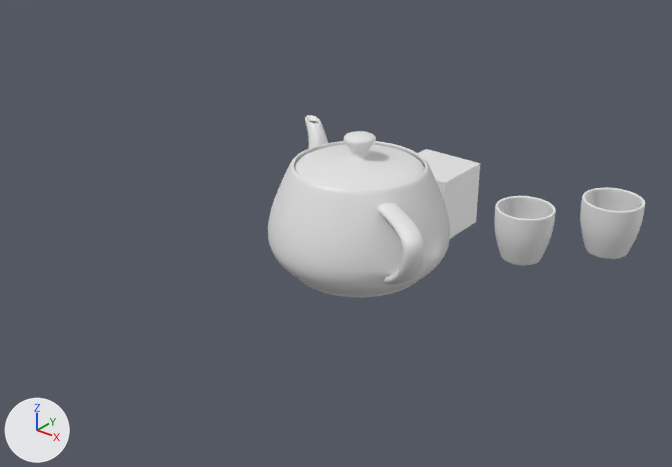
The Blender file OSL/blender_2_79a/david.blend as it was, and as the next commit left it.
The view is the same before and after, from a 50 mm lens placed at (9.4, -19.2, 10.9), pointed at (-4.8, -1.6, 0.0). Every picture has the same lights, and +X, +Y and +Z are marked at lower left.

The older version as bpy lines, for what is in view:
```python
me_cube_001 = bpy.data.meshes.new('Cube.001')
me_cube_001.from_pydata(...)  # a box spanning x -1.0..1.0, y -1.0..1.0, z -1.0..1.0
me_cube_001.materials.append(mat_mymaterial)  # white #e7e7e7
me_mesh = bpy.data.meshes.new('Mesh')
me_mesh.from_pydata(...)  # 5890 vertices, 5888 faces; spans x -1.21..1.21, y -1.21..1.21, z -1.0..1.0
me_mesh.materials.append(mat_mymaterial)  # white #e7e7e7
me_mesh_001 = bpy.data.meshes.new('Mesh.001')
me_mesh_001.from_pydata(...)  # 5890 vertices, 5888 faces; spans x -1.21..1.21, y -1.21..1.21, z -1.0..1.0
me_mesh_002 = bpy.data.meshes.new('Mesh.002')
me_mesh_002.from_pydata(...)  # 5890 vertices, 5888 faces; spans x -1.21..1.21, y -1.21..1.21, z -1.0..1.0
me_mesh_004 = bpy.data.meshes.new('Mesh.004')
me_mesh_004.from_pydata(...)  # 12857 vertices, 12640 faces; spans x -2.97..3.4, y -1.96..1.96, z 0.0..3.15
me_mesh_004.materials.append(mat_mymaterial)  # white #e7e7e7
ob_cube = bpy.data.objects.new('Cube', me_cube_001)
ob_cube.location = (-4.93, 3.52, -0.65)
ob_cylinder = bpy.data.objects.new('Cylinder', me_mesh_002)
ob_cylinder.location = (2.96, -2.25, 2.79)
ob_cylinder.scale = (0.508, 0.508, 0.571)
ob_cylinder_001 = bpy.data.objects.new('Cylinder.001', me_mesh_001)
ob_cylinder_001.location = (1.37, -2.92, 2.4)
ob_cylinder_001.scale = (0.508, 0.508, 0.571)
ob_cylinder_002 = bpy.data.objects.new('Cylinder.002', me_mesh)
ob_cylinder_002.location = (-4.0, -1.78, 1.85)
ob_cylinder_002.scale = (0.508, 0.508, 0.571)
ob_teapot = bpy.data.objects.new('Teapot', me_mesh_004)
ob_teapot.location = (-1.63, -4.69, 1.26)
ob_teapot.rotation_euler = (0.0, 0.0, 2.59)  # degrees (0, 0, 148)
```
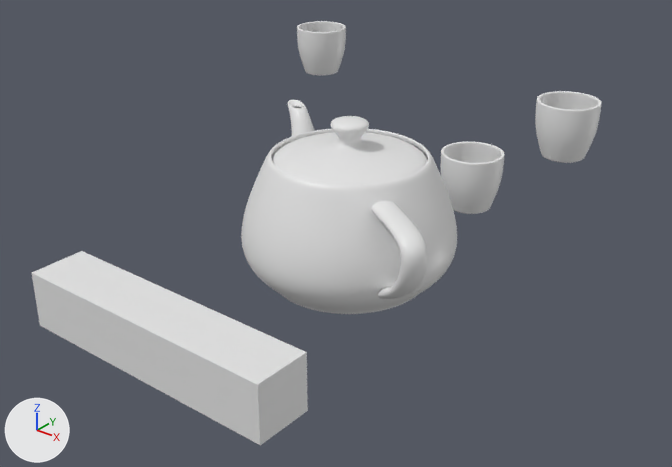
The change, as a diff of the scene's bpy script:
```diff
--- a/OSL/blender_2_79a/david.blend.py
+++ b/OSL/blender_2_79a/david.blend.py
@@ ob_cylinder_002 @@
 ob_cylinder_002 = bpy.data.objects.new('Cylinder.002', me_mesh)
-ob_cylinder_002.location = (-4.0, -1.78, 1.85)
+ob_cylinder_002.location = (-5.58, -1.13, 4.81)
 ob_cylinder_002.scale = (0.508, 0.508, 0.571)
@@ ob_cylinder_001 @@
 ob_cylinder_001 = bpy.data.objects.new('Cylinder.001', me_mesh_001)
-ob_cylinder_001.location = (1.37, -2.92, 2.4)
+ob_cylinder_001.location = (0.73, -4.14, 3.83)
 ob_cylinder_001.scale = (0.508, 0.508, 0.571)
@@ ob_cylinder @@
 ob_cylinder = bpy.data.objects.new('Cylinder', me_mesh_002)
-ob_cylinder.location = (2.96, -2.25, 2.79)
+ob_cylinder.location = (1.96, -2.7, 4.78)
 ob_cylinder.scale = (0.508, 0.508, 0.571)
@@ ob_teapot @@
 ob_teapot = bpy.data.objects.new('Teapot', me_mesh_004)
-ob_teapot.location = (-1.63, -4.69, 1.26)
+ob_teapot.location = (-0.05, -7.06, 2.55)
 ob_teapot.rotation_euler = (0.0, 0.0, 2.59)  # degrees (0, 0, 148)
@@ ob_cube @@
 ob_cube = bpy.data.objects.new('Cube', me_cube_001)
-ob_cube.location = (-4.93, 3.52, -0.65)
+ob_cube.location = (-10.03, -3.53, -4.4)
+ob_cube.scale = (5.0, 1.0, 1.0)
```

Pixel boxes (x1, y1, x2, y2) of what changed, in the pictures (672 x 467 px):
'Teapot', moved
    before: (268, 115, 450, 297)
    after: (241, 100, 457, 314)
'Cube', moved, rescaled
    before: (418, 149, 480, 238)
    after: (32, 251, 308, 445)
'Cylinder', moved
    before: (580, 188, 645, 259)
    after: (535, 91, 602, 163)
'Cylinder.001', moved
    before: (494, 196, 556, 265)
    after: (440, 141, 505, 214)
'Cylinder.002', moved (not visible before)
    after: (297, 21, 346, 75)
